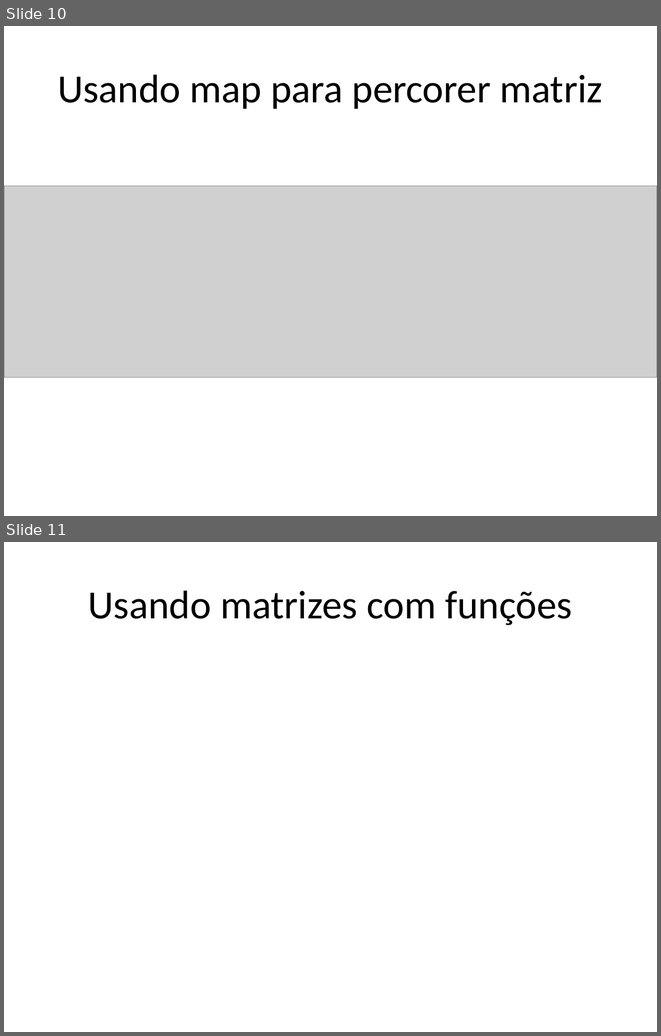
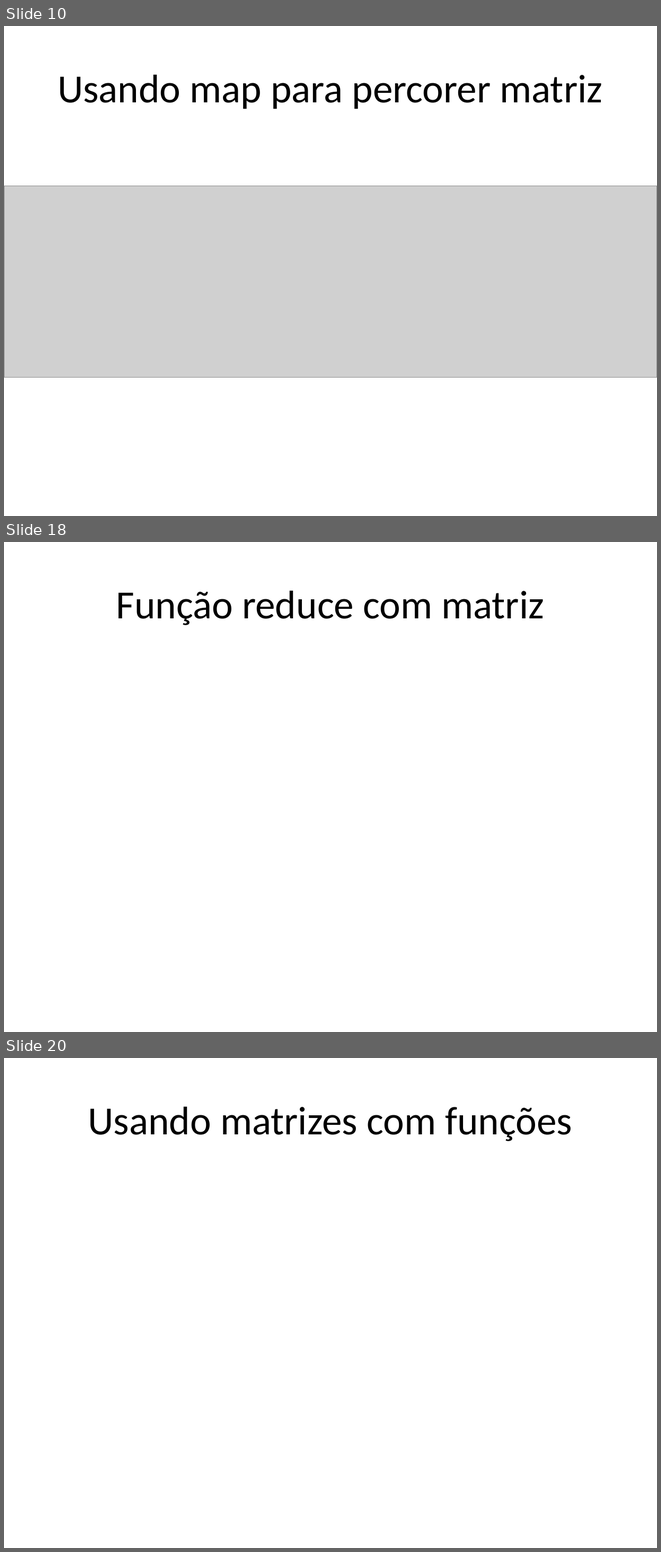
Before and after one commit to dfpires/progcomp2-2024b, a slide deck: matrizes_2d_javascript.pptx. Shown one above the other, each under a label of ours: slides 10 and 11 before the commit, slides 10, 18 and 20 after it; the slides between them are not shown. The pictures are 661x1036 and 661x1552 pixels, drawn with LibreOffice and Linux fonts; fonts in the diff are those of the drawing; grey boxes stand for pictures. Boxes give left, top, right and bottom in pixels: in the first picture for what was removed or moved away, otherwise in the second. Text is boxed around its words. In the diff, an @@ line names an element or a change of style, - is before the commit and + after.

```diff
--- a/matrizes_2d_javascript.pptx
+++ b/matrizes_2d_javascript.pptx
@@ slide 18 added at <box>4,542,657,1032</box>, background #FFFFFF @@
@@ title added at <box>116,590,544,625</box>, 44 pt, text #000000 @@
+Função reduce com matriz
@@ what was slide 11 is now slide 20 @@
```
Also in this commit, not shown: 8 other slides added, 1 slide removed.
